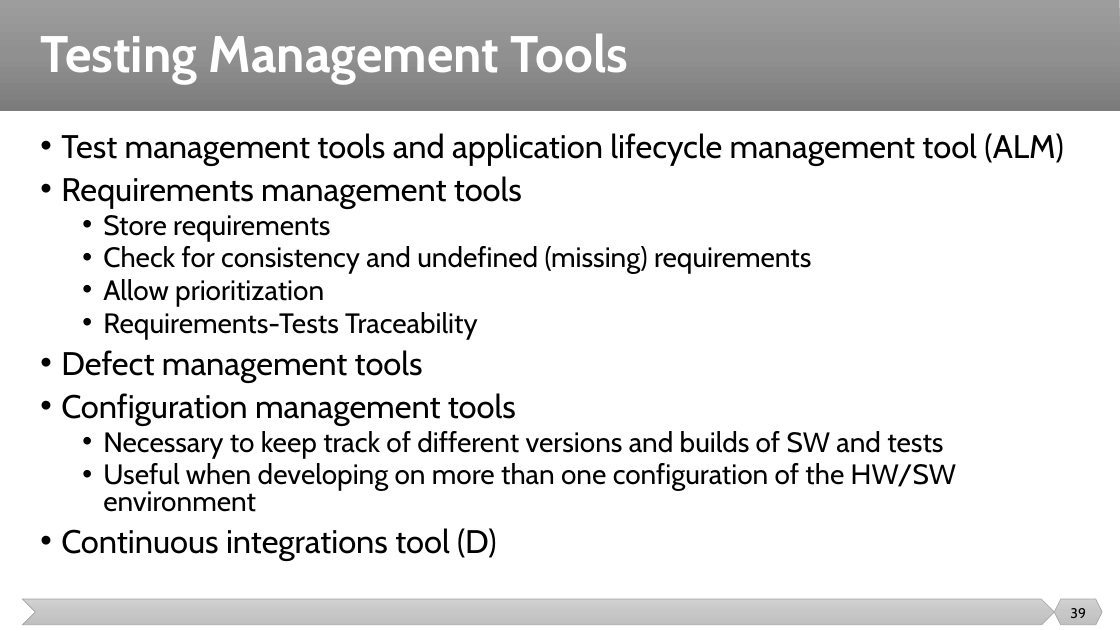
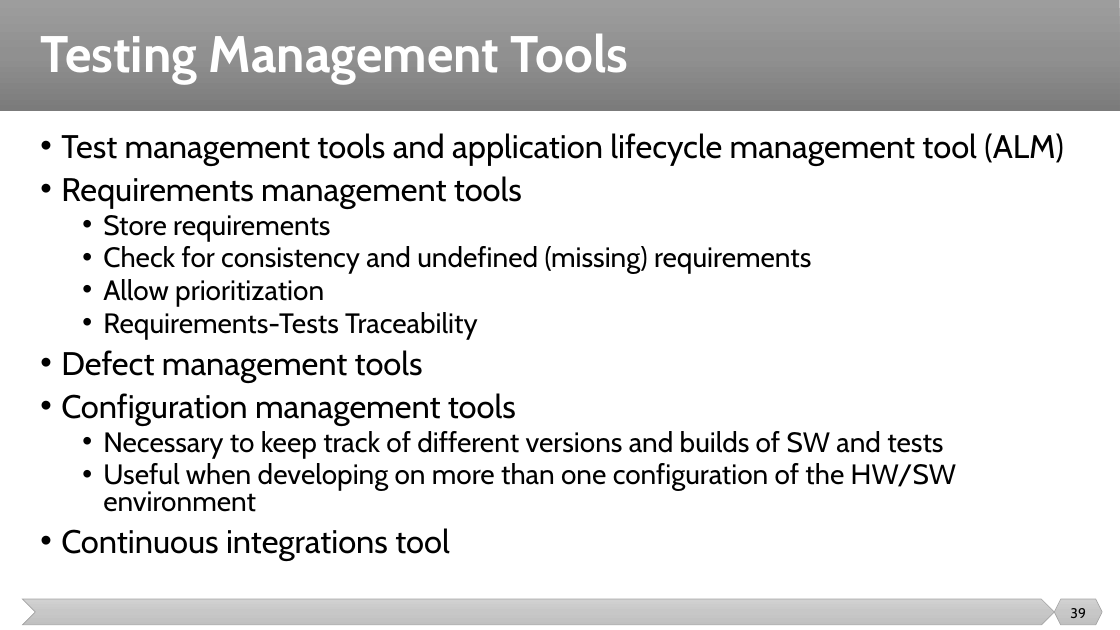
Before and after one commit to malenezi/malenezi, a slide deck: slide 39 of SE401/Lectures/9-Testing Metrics and Tools/Testing Metrics and Tools.pptx. Drawn at 1120x630 pixels with LibreOffice and Linux fonts; fonts in the diff are those of the drawing. Boxes give left, top, right and bottom in pixels: in the first picture for what was removed or moved away, otherwise in the second. Text is boxed around its words. In the diff, an @@ line names an element or a change of style, - is before the commit and + after.

```diff
--- a/SE401/Lectures/9-Testing Metrics and Tools/Testing Metrics and Tools.pptx
+++ b/SE401/Lectures/9-Testing Metrics and Tools/Testing Metrics and Tools.pptx
@@ text at [61,528,449,561]: text changed @@
-• Continuous integrations tool (D)
+• Continuous integrations tool
```
Also in this commit, not shown: 12 other slides changed, 2 other files.
